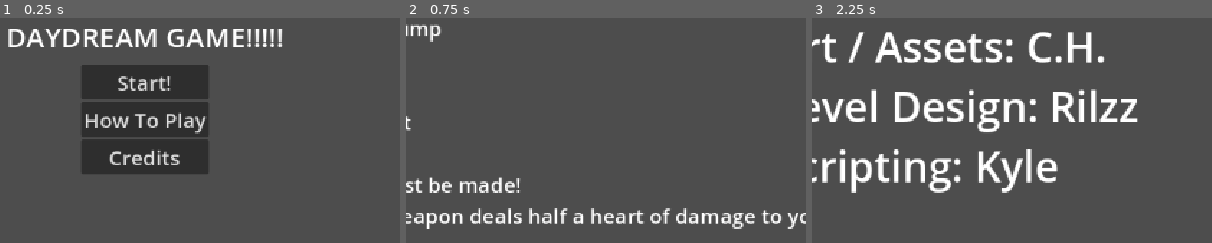
Above: before the commit, frames 1-3 (left to right).
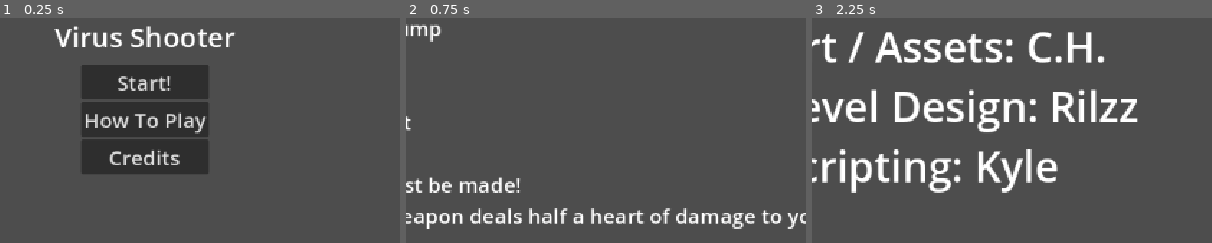
Above: after the commit, the same moments.

Repository: Dekoder-py/DaydreamProject
Game: Godot game, scene res://scenes/start_menu.tscn
Two runs of this game, one before a commit and one after it. Both use one fixed random seed, a clock stepped at 60 frames per second and the inputs below. Sound files missing from this copy of the repository are replaced by a short silence.
Inputs:
- Up to frame 1 (0.25 s): no input
- Up to frame 2 (0.75 s): click "How To Play" at 0.5 s
- Up to frame 3 (2.25 s): click "Main Menu" at 1.25 s; click "Credits" at 2 s
The pictures show only the part of the screen within x 32-82%, y 12-62%; the shares and areas given below are measured in that part.

The runs differ from the first frame. In frame 1, 3.5% of the frame differs, in the area x 2-71%, y 3-13%; in frame 2, nothing differs; in frame 3, nothing differs.

Commit message:
update title

Diff:
--- a/scenes/start_menu.tscn
+++ b/scenes/start_menu.tscn
@@ -14,7 +14,7 @@
 offset_right = 229.0
 offset_bottom = 60.0
 theme_override_font_sizes/font_size = 40
-text = "DAYDREAM GAME!!!!!"
+text = "Virus Shooter"
 
 [node name="Button Container" type="VBoxContainer" parent="."]
 offset_right = 87.0
